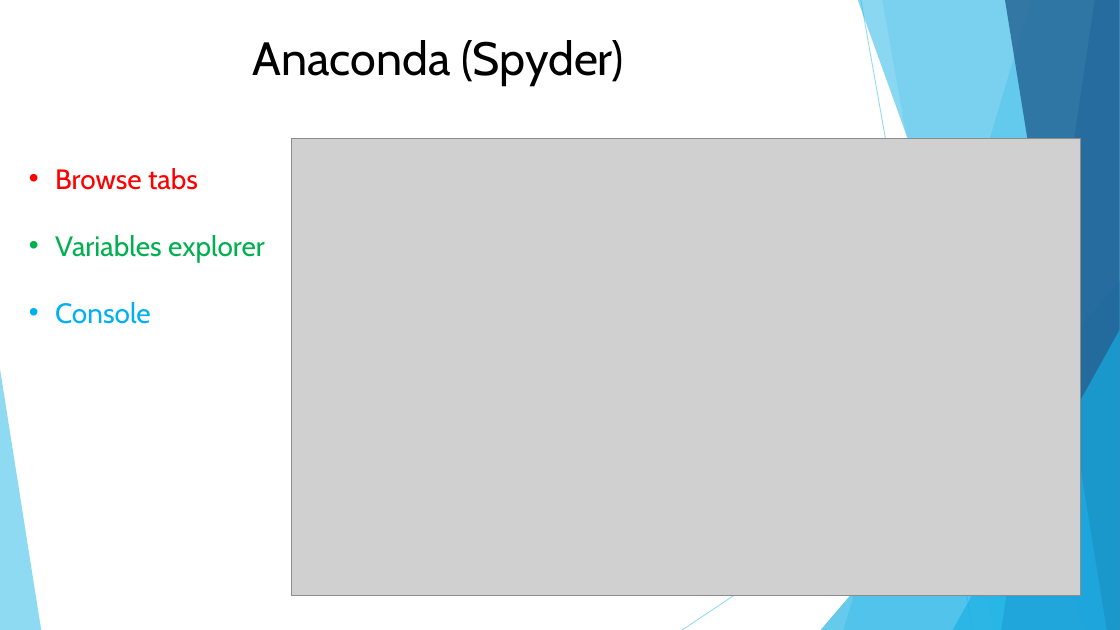
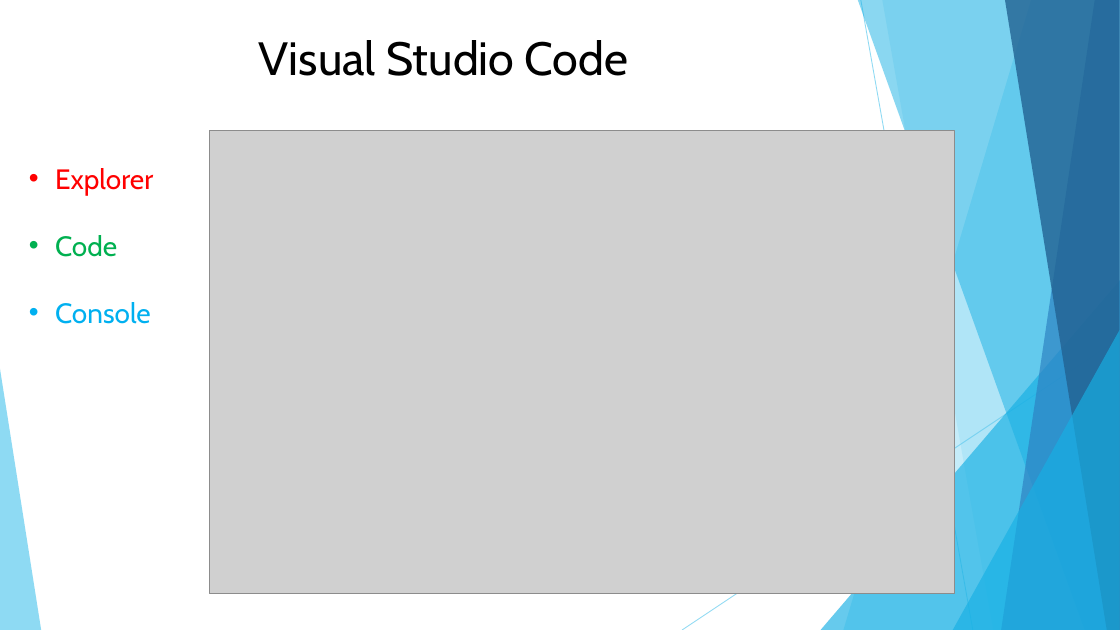
Before and after one commit to DavidChu0424/PythonIntroduction, a slide deck: slide 8 of Python Introduction.pptx. Drawn at 1120x630 pixels with LibreOffice and Linux fonts; fonts in the diff are those of the drawing; grey boxes stand for pictures. Boxes give left, top, right and bottom in pixels: in the first picture for what was removed or moved away, otherwise in the second. Text is boxed around its words. In the diff, an @@ line names an element or a change of style, - is before the commit and + after.

```diff
--- a/Python Introduction.pptx
+++ b/Python Introduction.pptx
@@ title at [259,40,628,76]: text changed @@
-Anaconda (Spyder)
+Visual Studio Code
@@ picture: place and size @@
-picture at [292,139,1081,596]
+picture at [209,130,954,594]
@@ text at [55,168,153,257]: text changed; text colour #00B050 to #FF0000 @@
-• Browse tabs
-• Variables explorer
+• Explorer
+• Code
```
Also in this commit, not shown: 4 other slides changed, 1 slide added, 1 slide removed.
